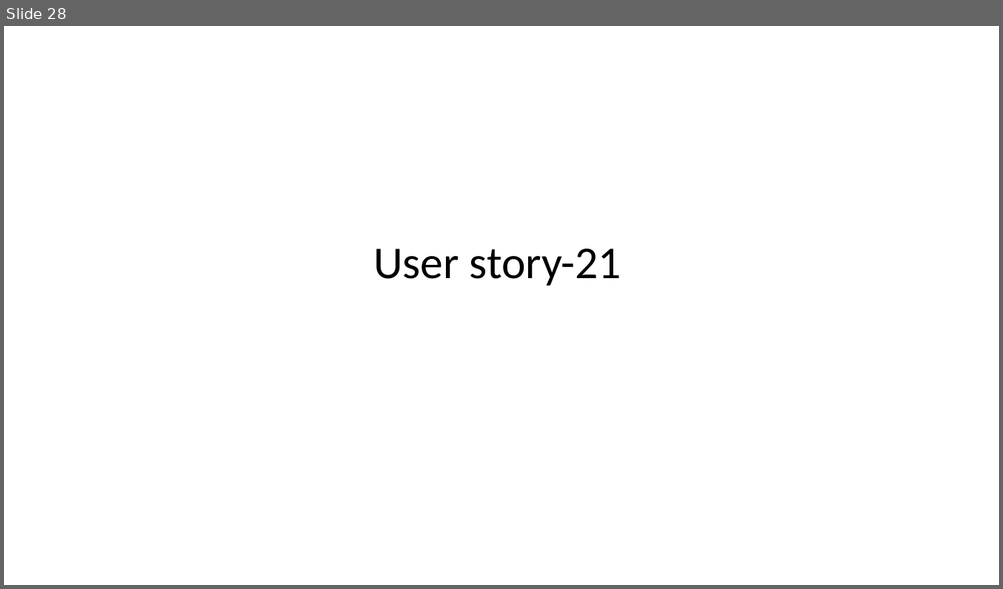
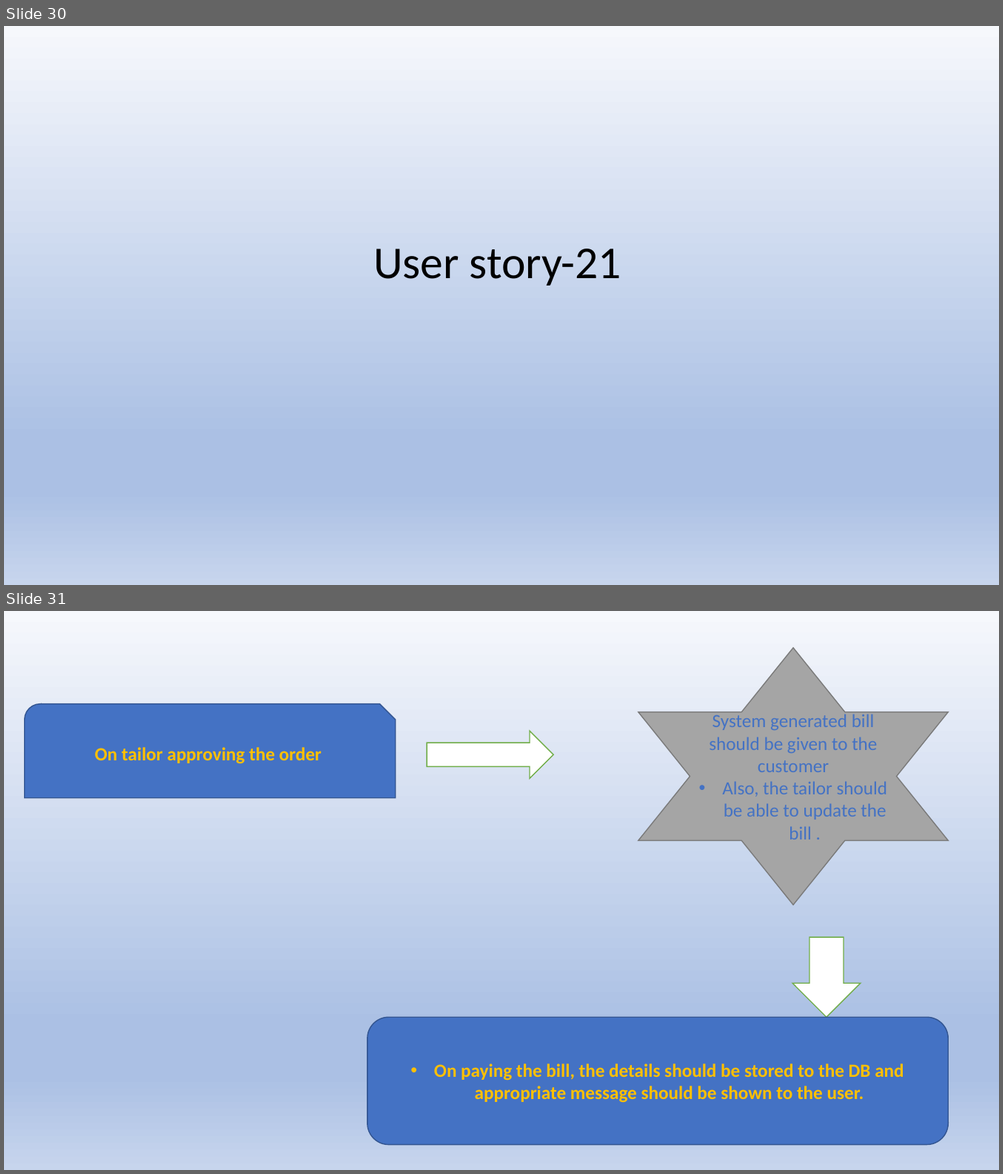
Before and after one commit to revati1628/Tailoring-store, a slide deck: Online Tailoring Store.pptx. Shown one above the other, each under a label of ours: slide 28 before the commit, slides 30 and 31 after it. The pictures are 1003x589 and 1003x1174 pixels, drawn with LibreOffice and Linux fonts; fonts in the diff are those of the drawing. Boxes give left, top, right and bottom in pixels: in the first picture for what was removed or moved away, otherwise in the second. Text is boxed around its words. In the diff, an @@ line names an element or a change of style, - is before the commit and + after.

```diff
--- a/Online Tailoring Store.pptx
+++ b/Online Tailoring Store.pptx
@@ slide 31 added at (4, 611, 999, 1170), background gradient #F6F8FC to #ABC0E4 to #C7D5ED @@
@@ star added at (638, 647, 948, 905), fill #A5A5A5, outline #7A7A7A 1 pt, 18 pt, text #4472C4 @@
+System generated bill should be given to the customer
+• Also, the tailor should be able to update the bill .
@@ snip round rect added at (25, 704, 395, 798), fill #4472C4, outline #325491 1 pt, 18 pt, text #FFC000, bold @@
+On tailor approving the order
@@ right arrow added at (427, 731, 554, 779), fill #FFFFFF, outline #70AD47 1 pt @@
@@ down arrow added at (793, 938, 860, 1017), fill #FFFFFF, outline #70AD47 1 pt @@
@@ rounded rectangle added at (367, 1017, 948, 1145), fill #4472C4, outline #325491 1 pt, 18 pt, text #FFC000, bold @@
+• On paying the bill, the details should be stored to the DB and appropriate message should be shown to the user.
@@ what was slide 28 is now slide 30 @@
@@ slide 30 changed as well @@
@@ background #FFFFFF to gradient #F6F8FC to #ABC0E4 to #C7D5ED @@
```
Also in this commit, not shown: 26 other slides changed, 11 other slides added, 2 slides removed.
